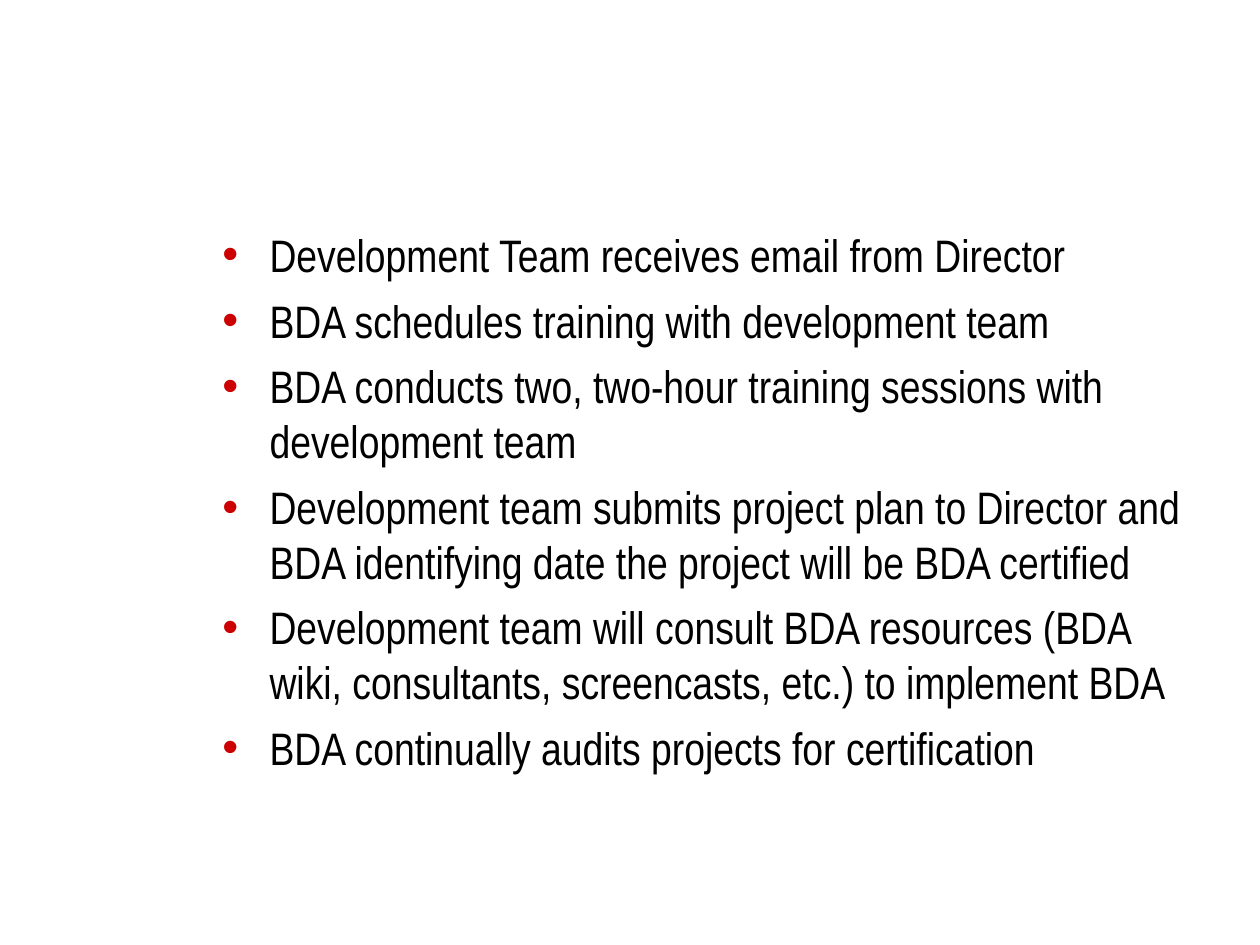
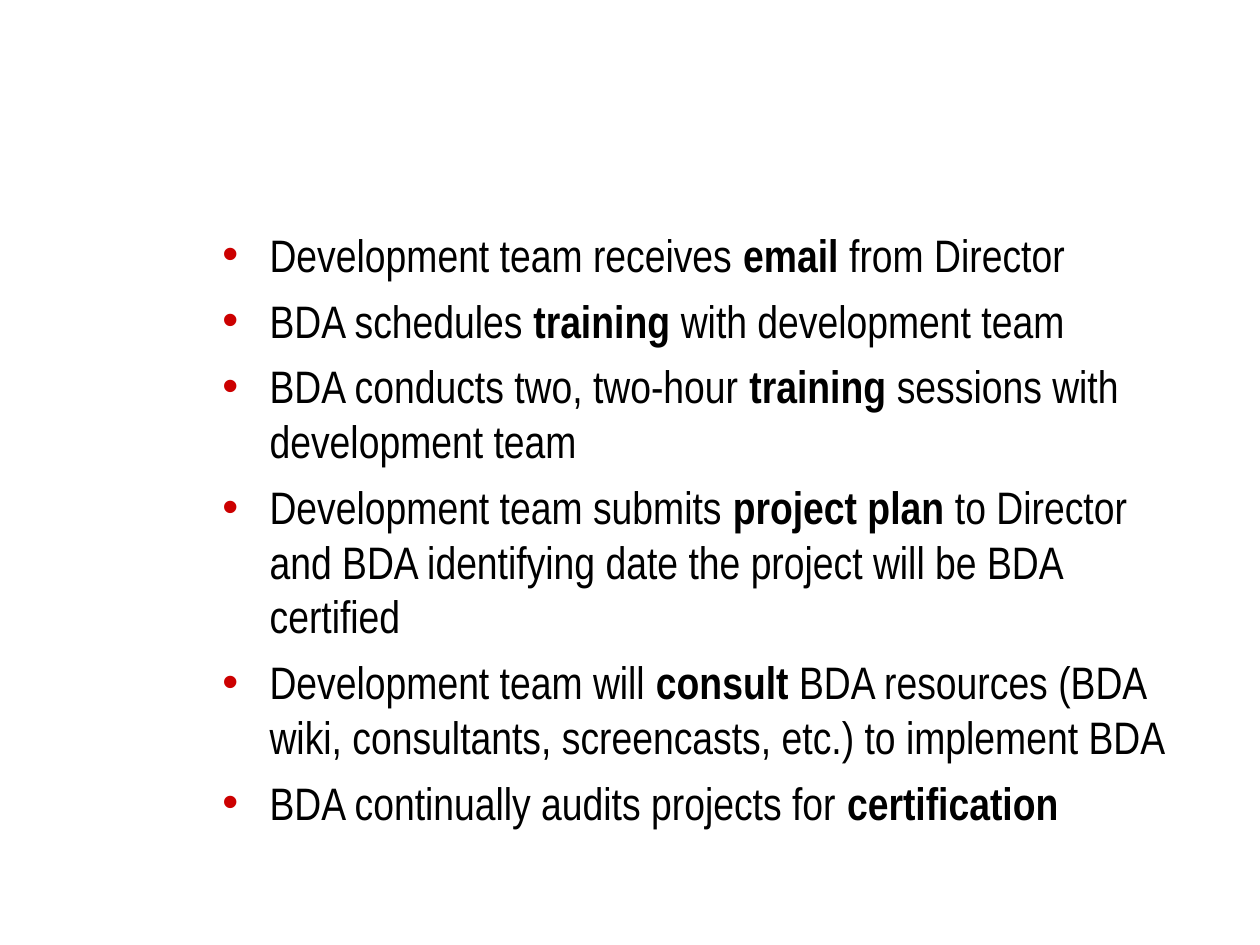
Before and after one commit to NCIP/automation, a slide deck: slide 4 of docs/roadmap/bda-roadmap.ppt (slide 3 before the commit). Drawn at 1260x945 pixels with LibreOffice and Linux fonts; fonts in the diff are those of the drawing; background and template pictures are left out. Boxes give left, top, right and bottom in pixels: in the first picture for what was removed or moved away, otherwise in the second. Text is boxed around its words. In the diff, an @@ line names an element or a change of style, - is before the commit and + after.

```diff
--- a/docs/roadmap/bda-roadmap.ppt
+++ b/docs/roadmap/bda-roadmap.ppt
@@ text at (270, 239, 1065, 280): text changed @@
-• Development Team receives email from Director
+• Development team receives email from Director
@@ text at (270, 305, 1166, 828): bold on in "training", "training", "project plan", "consult" and 1 more places @@
```
Also in this commit, not shown: 5 other slides changed, 3 slides added, 2 slides removed, 1 other file.
